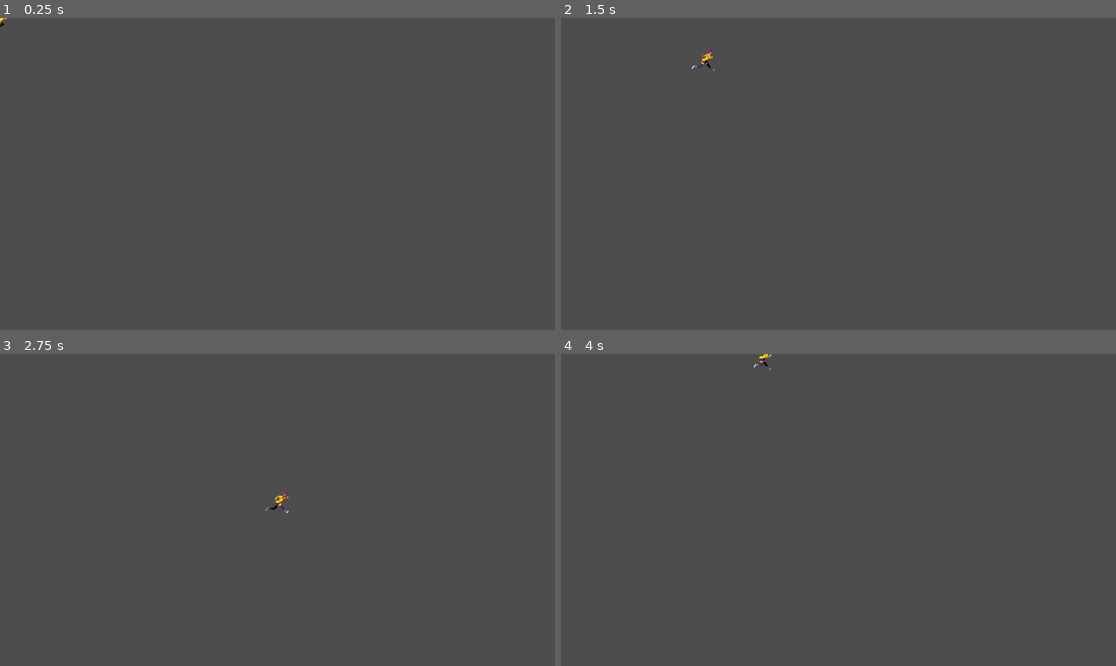
Above: before the commit, frames 1-4 (two rows, left to right).
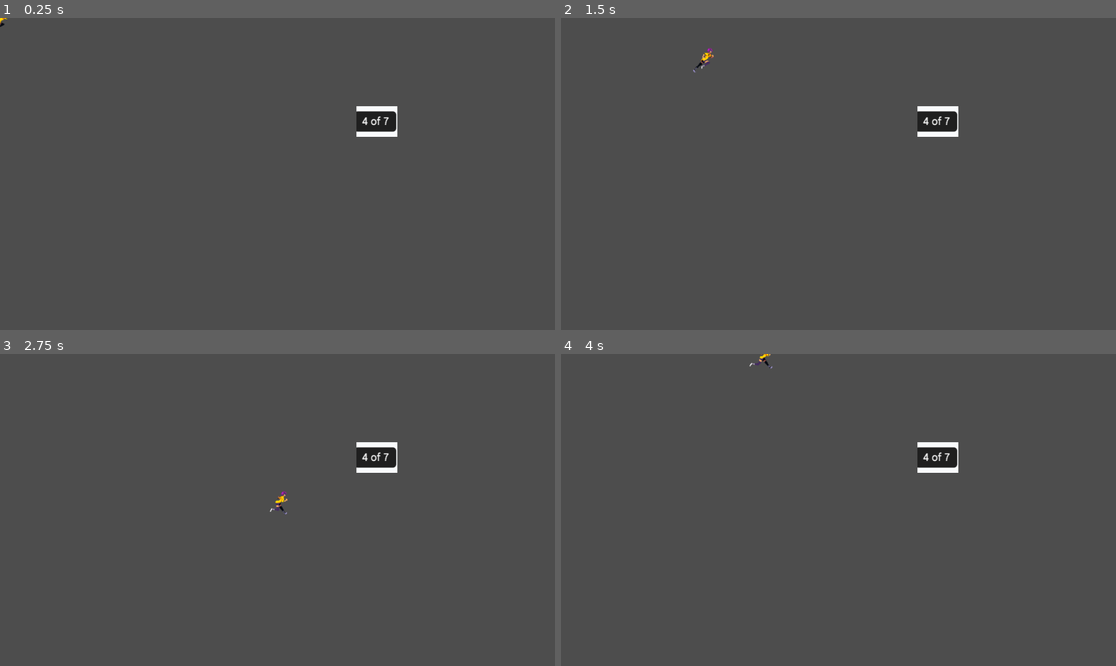
Above: after the commit, the same moments.

Repository: nugamestudioclub/Parallax
Game: Godot game, scene res://test_scene.tscn
The game is run twice, just before and just after one commit, with the same random seed, the same clock (stepped at 60 frames per second) and the same inputs. The project has no main scene, so this scene is started directly.
Inputs:
- Up to frame 1 (0.25 s): no input
- Up to frame 2 (1.5 s): tap Enter at 0.5 s; hold Right (move_right) 0.53-1.28 s; hold Down (move_down) from 1.28 s (still down)
- Up to frame 3 (2.75 s): release Down (move_down) at 2.03 s; hold Right (move_right) from 2.03 s (still down)
- Up to frame 4 (4 s): release Right (move_right) at 2.78 s; hold Up (move_up) 2.78-3.53 s; hold Left (move_left) from 3.53 s (still down)

The runs differ from the first frame. In frame 1, 0.7% of the frame differs, in the area x 64-72%, y 28-39%; in frame 2, 0.8%, in the area x 23-72%, y 9-39%; in frame 3, 0.8%; in frame 4, 0.8%.

Commit message:
collision added

Diff:
--- a/player_controller.gd
+++ b/player_controller.gd
@@ -15,4 +15,4 @@
 
 func _physics_process(delta):
 	get_input()
-	move_and_slide()
+	move_and_collide(velocity * delta)
--- /dev/null
+++ b/test_collision.tscn
@@ -0,0 +1,15 @@
+[gd_scene load_steps=3 format=3 uid="uid://gm4n7jdwqj67"]
+
+[ext_resource type="Texture2D" uid="uid://btbcba2kofjqa" path="res://2d_sprite_animation_assets/Screenshot 2023-11-09 at 2.41.40 PM.png" id="1_xe3ic"]
+
+[sub_resource type="RectangleShape2D" id="RectangleShape2D_yp8e5"]
+size = Vector2(86, 65)
+
+[node name="StaticBody2D" type="StaticBody2D"]
+
+[node name="Sprite2D" type="Sprite2D" parent="."]
+texture = ExtResource("1_xe3ic")
+
+[node name="CollisionShape2D" type="CollisionShape2D" parent="."]
+position = Vector2(0, -0.5)
+shape = SubResource("RectangleShape2D_yp8e5")
--- a/test_scene.tscn
+++ b/test_scene.tscn
@@ -1,10 +1,15 @@
-[gd_scene load_steps=2 format=3 uid="uid://dk1rrbu4g7s8w"]
+[gd_scene load_steps=3 format=3 uid="uid://dk1rrbu4g7s8w"]
 
-[ext_resource type="PackedScene" uid="uid://bmh8dk8ige842" path="res://player_old.tscn" id="1_e6jec"]
+[ext_resource type="PackedScene" uid="uid://dfbehluabfs6p" path="res://player_new.tscn" id="1_2m8gm"]
+[ext_resource type="PackedScene" uid="uid://gm4n7jdwqj67" path="res://test_collision.tscn" id="2_jqcpd"]
 
 [node name="Node" type="Node"]
 
-[node name="Area2D" parent="." instance=ExtResource("1_e6jec")]
-
 [node name="Starting_Position" type="Marker2D" parent="."]
 position = Vector2(240, 450)
+
+[node name="CharacterBody2D" parent="." instance=ExtResource("1_2m8gm")]
+speed = 400
+
+[node name="StaticBody2D" parent="." instance=ExtResource("2_jqcpd")]
+position = Vector2(783, 215)
Binary file added: 2d_sprite_animation_assets/Screenshot 2023-11-09 at 2.41.40 PM.png
Not shown, added: 2d_sprite_animation_assets/Screenshot 2023-11-09 at 2.41.40 PM.png.import
